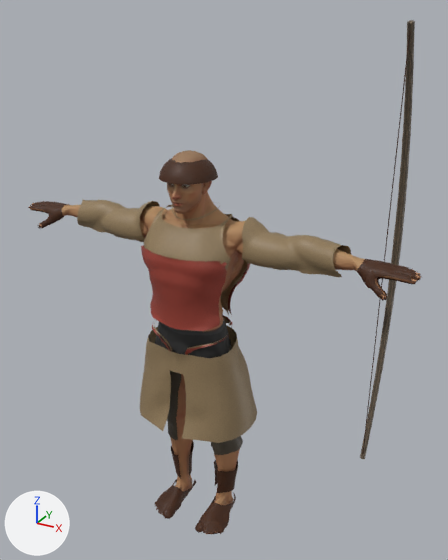
Renders of the glTF model Projects/Siege/Assets/Models/Soldiers/Attackers_Archer.gltf from each side of a commit.
Camera for both pictures: a 50 mm lens placed at (1.29, -2.06, 2.33), pointed at (0.09, 0.14, 1.23). The lights are fixed; the arrows at lower left show +X, +Y and +Z. The picture after the commit comes second. Vertices at exactly the same position are counted once.

In view in the first picture: 'Attackers Archer'.
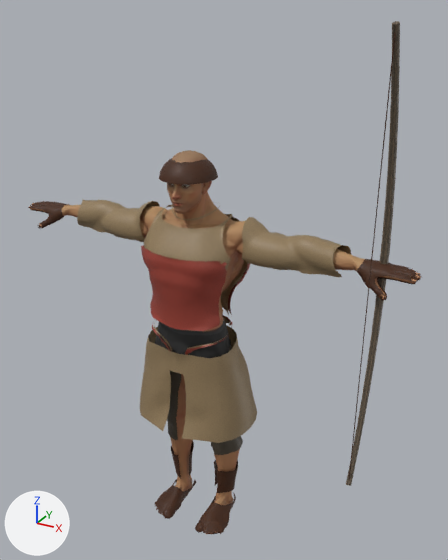
Pixel boxes (x1, y1, x2, y2) of what changed, in the pictures (448 x 560 px; the box of a moved part takes in the faces that stretch with it):
```json
{"object": "Attackers Archer", "change": "reshaped", "before": [28, 20, 421, 534], "after": [28, 21, 421, 534]}
{"part": 1, "of": "me_attackers_archer", "change": "moved or reshaped", "before": [360, 20, 415, 459], "after": [346, 21, 400, 486]}
{"part": 2, "of": "me_attackers_archer", "change": "deleted", "before": [362, 30, 410, 454]}
{"part": 3, "of": "me_attackers_archer", "change": "added", "after": [349, 32, 395, 480]}
```

The change, as JSON lines over the scene's bpy script:
```json
{"block": "me_attackers_archer", "where": "# used by ob_attackers_archer; location = (0.0, 0.0, 0.0)"}
{"op": "remove", "block": "me_attackers_archer", "code": "me_attackers_archer.from_pydata(...)  # 14524 vertices, 26512 faces; spans x -0.93..0.93, y -0.18..0.26, z -0.03..2.29"}
{"op": "add", "block": "me_attackers_archer", "code": "me_attackers_archer.from_pydata(...)  # 14527 vertices, 26518 faces; spans x -0.93..0.93, y -0.18..0.26, z -0.03..2.29"}
{"block": "me_attackers_archer", "change": "me_attackers_archer part 1: the loose piece of 183 vertices spanning x 0.78..0.81, y 0.06..0.26, z 0.58..2.29 is moved by (0.0, -0.18, 0.0)"}
{"block": "me_attackers_archer", "change": "me_attackers_archer part 2: the loose piece of 6 vertices spanning x 0.79, y 0.06..0.07, z 0.59..2.29 is deleted"}
{"block": "me_attackers_archer", "change": "me_attackers_archer part 3"}
{"block": "me_attackers_archer", "change": "9 vertices are added at x 0.79, y -0.12..-0.11, z 0.59..2.29"}
{"block": "me_attackers_archer", "change": "12 new faces join them, mat_leather"}
{"block": "me_attackers_archer", "change": "other edits to the shape of me_attackers_archer do not show in these pictures"}
```
